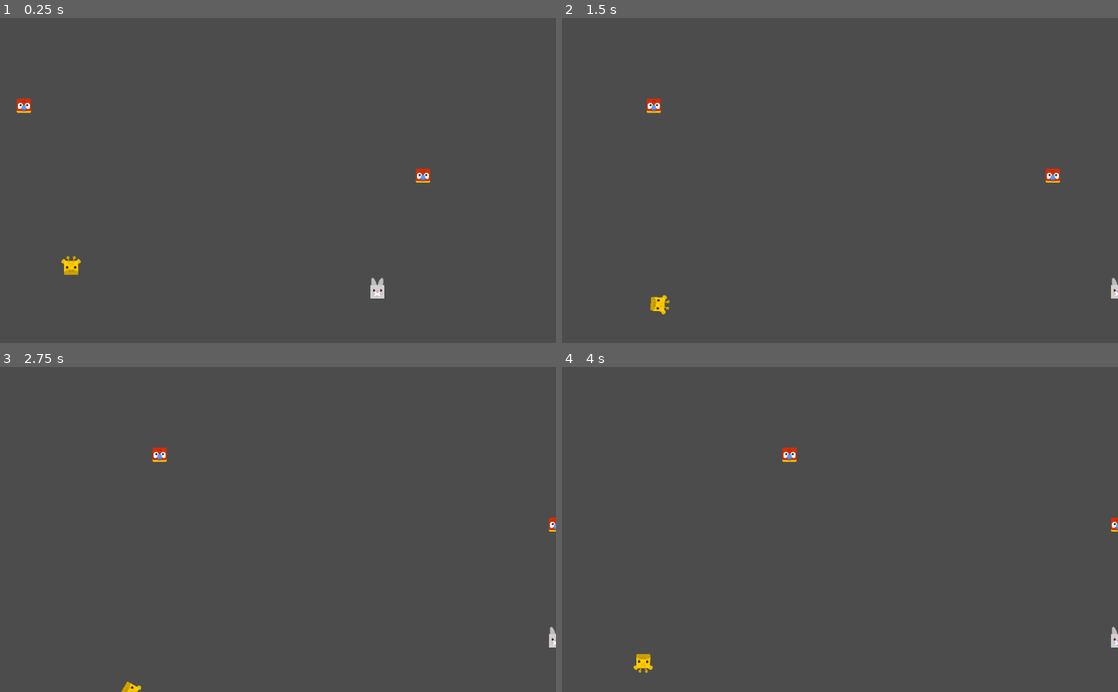
Above: before the commit, frames 1-4 (two rows, left to right).
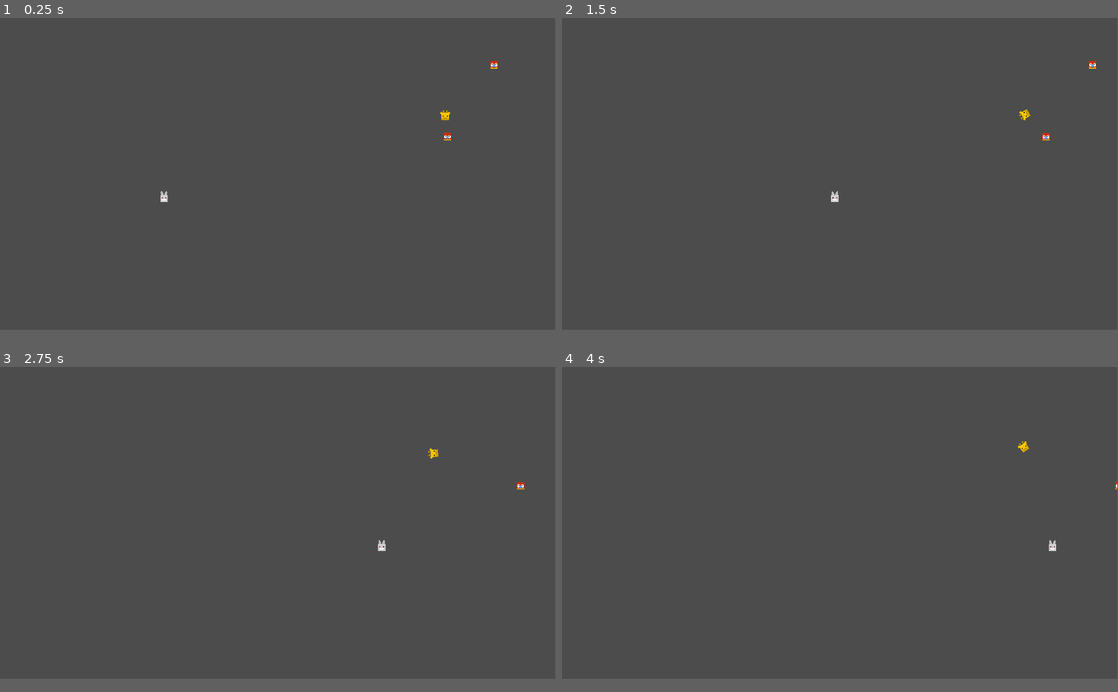
Above: after the commit, the same moments.

Repository: Omegapoint/probable-adventure
Game: Godot game, scene res://main.tscn
Two runs of this game, one before a commit and one after it. Both use one fixed random seed, a clock stepped at 60 frames per second and the inputs below.
Inputs:
- Up to frame 1 (0.25 s): no input
- Up to frame 2 (1.5 s): hold D (moveRight_D) 0.53-1.28 s; hold A (moveLeft_A) from 1.28 s (still down)
- Up to frame 3 (2.75 s): release A (moveLeft_A) at 2.03 s; hold D (moveRight_D) from 2.03 s (still down)
- Up to frame 4 (4 s): release D (moveRight_D) at 3.53 s; hold A (moveLeft_A) from 3.53 s (still down)
In our replay, the window is 800x468 before the commit and 799x449 after it. These sizes can differ from the game's own. Grey fills any space a smaller window leaves; there, only what the larger window draws over its background counts as a difference.

The runs differ from the first frame. In frame 1, 0.7% of the frame differs, in the area x 3-90%, y 13-87%; in frame 2, 0.6%; in frame 3, 0.4%; in frame 4, 0.5%.

Commit message:
implemented bounce in player, against other players and wall

Diff:
--- a/Player.gd
+++ b/Player.gd
@@ -1,9 +1,12 @@
-extends Area2D
+extends KinematicBody2D
 export var speed = 100 # How fast the player will move (pixels/sec).
 var screen_size
 var moveRight
 var moveLeft
 var id = 1 # Just to have a default for running this script solo
+
+var isBounce = false
+var bounceCounter = 0
 
 # Called when the node enters the scene tree for the first time.
 # Here we can set unique stats for different characters
@@ -31,25 +34,39 @@
 
 # Called every frame. 'delta' is the elapsed time since the previous frame.
 func _process(delta):
+
 	var velocity = Vector2.ZERO # The player's movement vector.
 	var forward_face_direction = Vector2(cos(rotation), sin(rotation))
 	velocity.x += 1 * forward_face_direction.x
 	velocity.y += 1 * forward_face_direction.y
 
-	if Input.is_action_pressed(moveRight):
-		rotation += 0.05
+	var collide = move_and_collide(velocity * delta)
+	if collide:
+		velocity.x = velocity.x * (-1)
+		velocity.y = velocity.y * (-1)
+		rotation = (rotation) + (PI)
+		isBounce = true
 
-	if Input.is_action_pressed(moveLeft):
-		rotation -= 0.05
+	if !isBounce:
+		if Input.is_action_pressed(moveRight):
+			rotation += 0.05
 
-	# Animation
-	if velocity.length() > 0:
-		velocity = velocity.normalized() * speed
-		$AnimatedSprite.play()
+		if Input.is_action_pressed(moveLeft):
+			rotation -= 0.05
+
+		# Animation
+		if velocity.length() > 0:
+			velocity = velocity.normalized() * speed
+			$AnimatedSprite.play()
+		else:
+			$AnimatedSprite.stop()
+
 	else:
-		$AnimatedSprite.stop()
+		if bounceCounter > 10:
+			isBounce = false
+			bounceCounter = 0
+		else:
+			bounceCounter += 1
 
-	# Set position of player, clamp to make sure player can't move out of bounds
+	# Set new position
 	position += velocity * delta
-	position.x = clamp(position.x, 0, screen_size.x)
-	position.y = clamp(position.y, 0, screen_size.y)
--- a/Player.tscn
+++ b/Player.tscn
@@ -37,7 +37,7 @@
 radius = 22.0
 height = 14.0
 
-[node name="Player" type="Area2D"]
+[node name="Player" type="KinematicBody2D"]
 position = Vector2( 476, 263 )
 script = ExtResource( 2 )
 __meta__ = {
@@ -51,5 +51,3 @@
 
 [node name="CollisionShape2D" type="CollisionShape2D" parent="."]
 shape = SubResource( 2 )
-
-[connection signal="body_entered" from="." to="." method="_on_Player_body_entered"]
--- a/project.godot
+++ b/project.godot
@@ -12,6 +12,11 @@
 
 config/name="probable-adventure"
 run/main_scene="res://main.tscn"
+
+[display]
+
+window/size/width=1920
+window/size/height=1080
 
 [gui]
 
